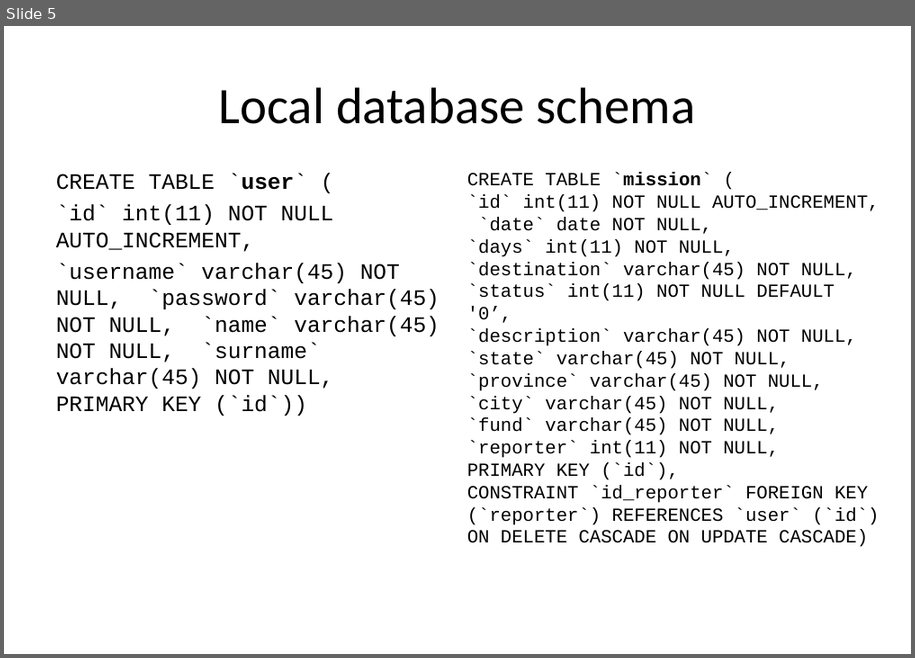
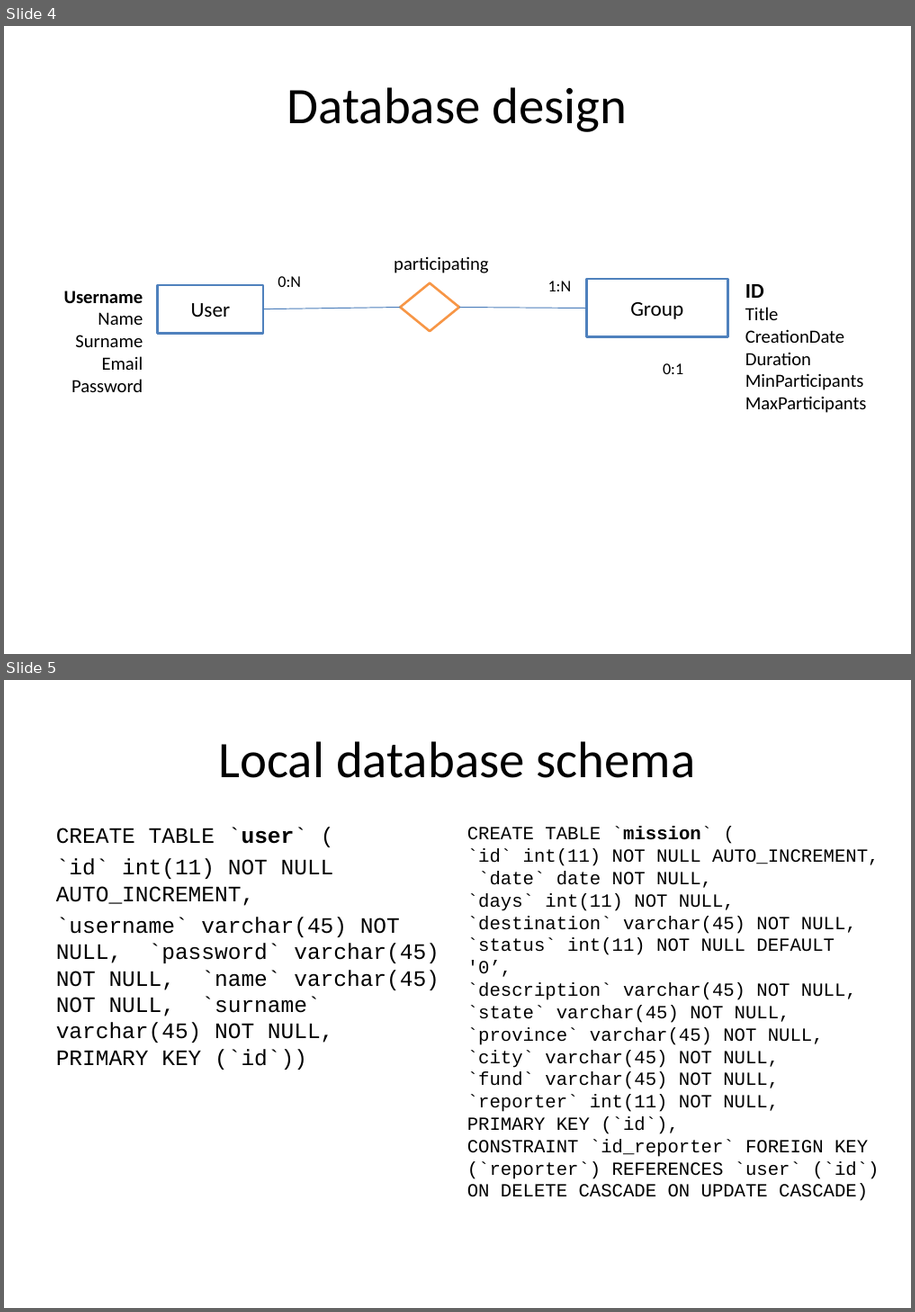
Before and after one commit to lucanotluka/Tecnologie-Informatiche-per-il-Web_-_Rich-Internet-Application, a slide deck: TIW-GruppiRIA.pptx. Shown one above the other, each under a label of ours: slide 5 before the commit, slides 4 and 5 after it. The pictures are 915x658 and 915x1312 pixels, drawn with LibreOffice and Linux fonts; fonts in the diff are those of the drawing. Boxes give left, top, right and bottom in pixels: in the first picture for what was removed or moved away, otherwise in the second. Text is boxed around its words. In the diff, an @@ line names an element or a change of style, - is before the commit and + after.

```diff
--- a/TIW-GruppiRIA.pptx
+++ b/TIW-GruppiRIA.pptx
@@ slide 4 added at <box>4,26,911,654</box>, background #FFFFFF @@
@@ title added at <box>288,87,627,132</box>, 44 pt, text #000000 @@
+Database design
@@ text added at <box>394,256,488,274</box>, 16 pt, text #000000 @@
+participating
@@ text added at <box>64,291,144,392</box>, 16 pt, text #000000 @@
+Username
+Name
+Surname
+Email
+Password
@@ rectangle added at <box>157,285,263,333</box>, fill #FFFFFF, outline #4F81BD 2 pt, 18 pt, text #000000 @@
+User
@@ text added at <box>278,276,301,287</box>, 14 pt, text #000000 @@
+0:N
@@ diamond added at <box>400,283,459,331</box>, fill #FFFFFF, outline #F79646 2 pt @@
@@ text added at <box>548,281,572,292</box>, 14 pt, text #000000 @@
+1:N
@@ rectangle added at <box>587,279,728,336</box>, fill #FFFFFF, outline #4F81BD 2 pt, 18 pt, text #000000 @@
+Group
@@ text added at <box>746,284,867,413</box>, 16 pt, text #000000 @@
+ID
+Title
+CreationDate
+Duration
+MinParticipants
+MaxParticipants
@@ line added from (264, 310) to (400, 308), #4A7DBA 0.75 pt @@
@@ line added from (459, 308) to (587, 309), #4A7DBA 0.75 pt @@
@@ text added at <box>663,364,684,374</box>, 14 pt, text #000000 @@
+0:1
```
Also in this commit, not shown: 9 slides changed, 1 other slide added, 2 slides removed.
